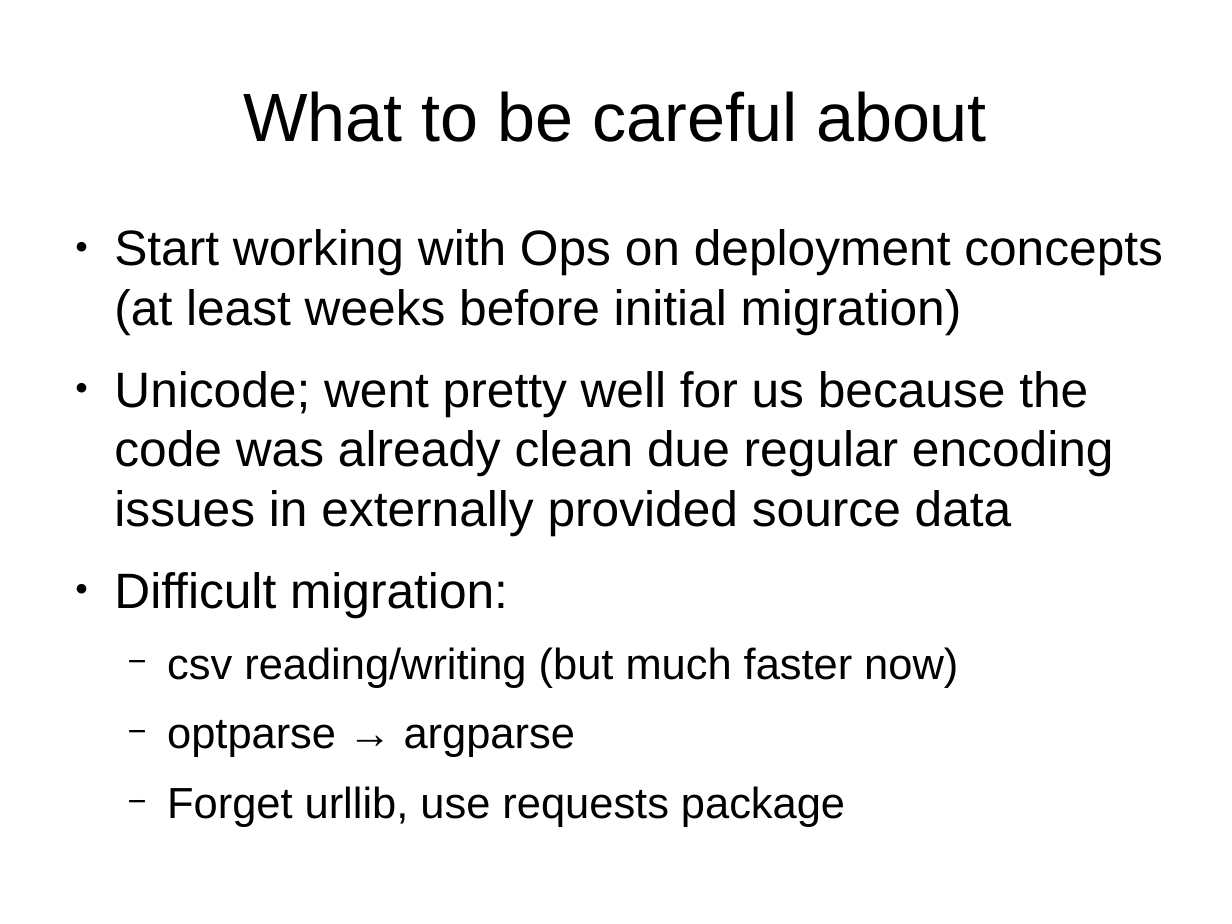
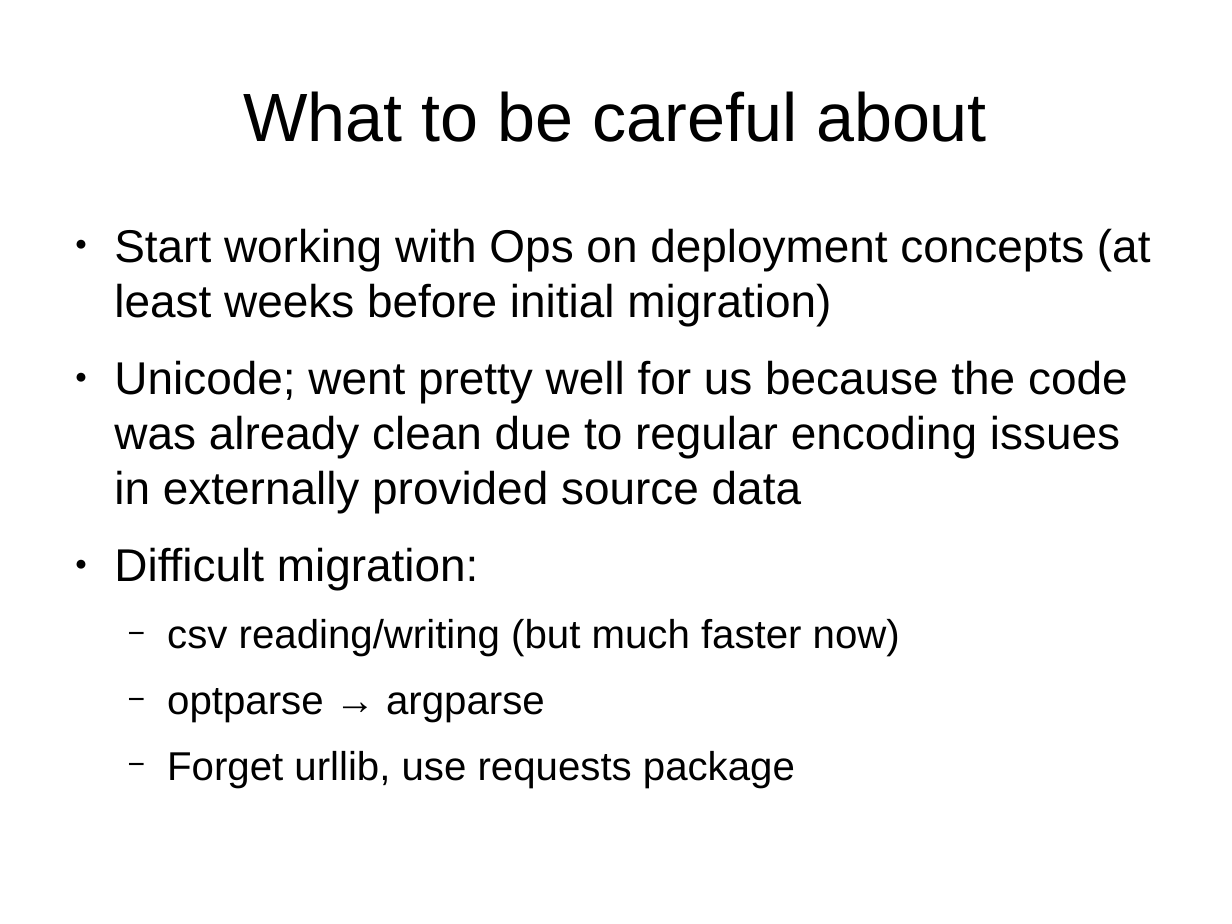
Before and after one commit to roskakori/talks, a slide deck: slide 39 of pygraz/python3_migration/Migration_to_Python3_in_Finance.odp. Drawn at 1232x924 pixels with LibreOffice and Linux fonts; fonts in the diff are those of the drawing. Boxes give left, top, right and bottom in pixels: in the first picture for what was removed or moved away, otherwise in the second. Text is boxed around its words. In the diff, an @@ line names an element or a change of style, - is before the commit and + after.

Commit message:
Cleaned up wording and typos.

```diff
--- a/pygraz/python3_migration/Migration_to_Python3_in_Finance.odp
+++ b/pygraz/python3_migration/Migration_to_Python3_in_Finance.odp
@@ text at [114, 228, 1151, 722]: size 32 to 29.6 pt in "Start working with Ops on deployment concepts ...", "Difficult migration:"; size 28 to 25.9 pt in "csv reading/writing (but much faster now)", "optparse → argparse", "Forget urllib, use requests package" @@
@@ text at [114, 360, 1128, 513]: text changed; size 32 to 29.6 pt @@
-● Unicode; went pretty well for us because the code was already clean due regular encoding issues in externally provided source data
+● Unicode; went pretty well for us because the code was already clean due to regular encoding issues in externally provided source data
```
Also in this commit, not shown: 6 other slides changed.
